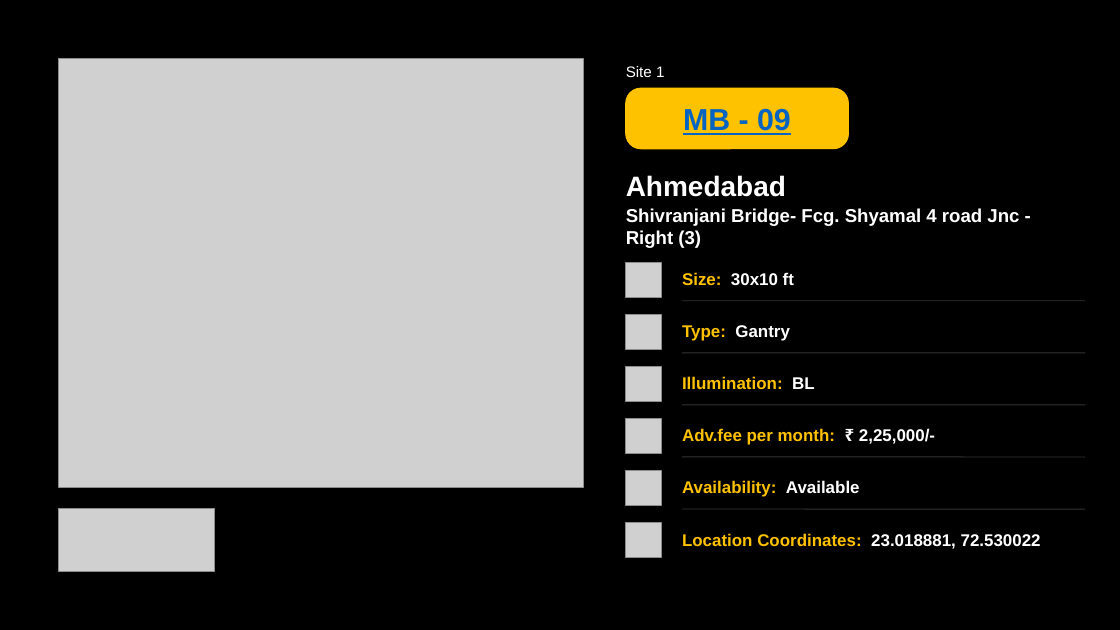
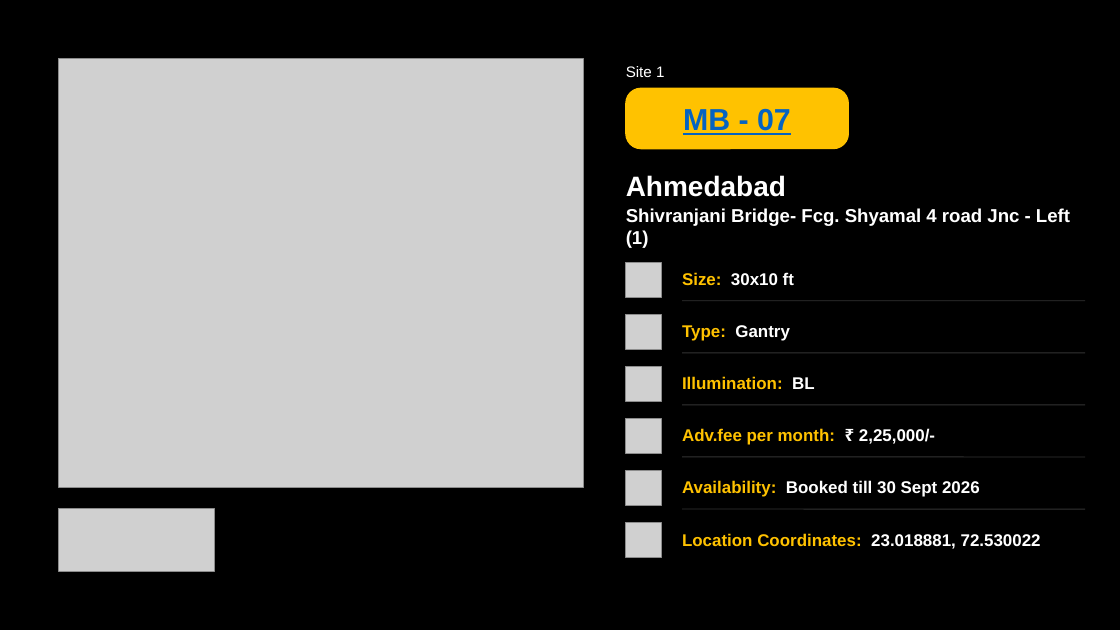
Before and after one commit to reehanpatel/mb-dashboard, a slide deck: slide 3 of server/templates/Testing 24-10-2026.pptx. Drawn at 1120x630 pixels with LibreOffice and Linux fonts; fonts in the diff are those of the drawing; grey boxes stand for pictures. Boxes give left, top, right and bottom in pixels: in the first picture for what was removed or moved away, otherwise in the second. Text is boxed around its words. In the diff, an @@ line names an element or a change of style, - is before the commit and + after.

```diff
--- a/server/templates/Testing 24-10-2026.pptx
+++ b/server/templates/Testing 24-10-2026.pptx
@@ text at (683,106,791,136): text changed @@
-MB - 09
+MB - 07
@@ text at (626,208,1070,248): text changed @@
-Shivranjani Bridge- Fcg. Shyamal 4 road Jnc - Right (3)
+Shivranjani Bridge- Fcg. Shyamal 4 road Jnc - Left (1)
@@ text at (682,480,980,497): text changed; text colour #FFC200 to #FFFFFF @@
-Availability: Available
+Availability: Booked till 30 Sept 2026
```
Also in this commit, not shown: 1 other slide changed, 3 slides removed, 1 other file.
